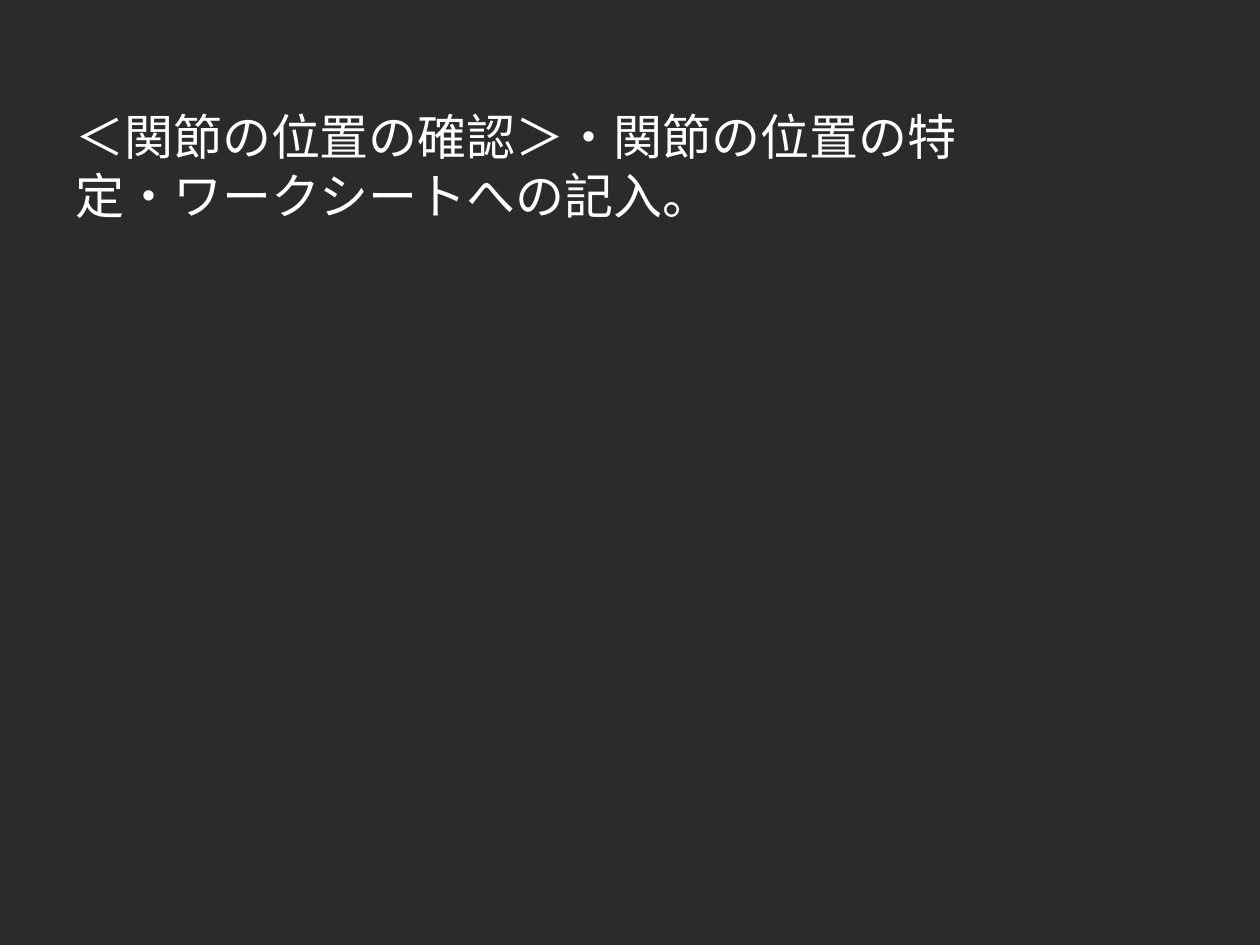
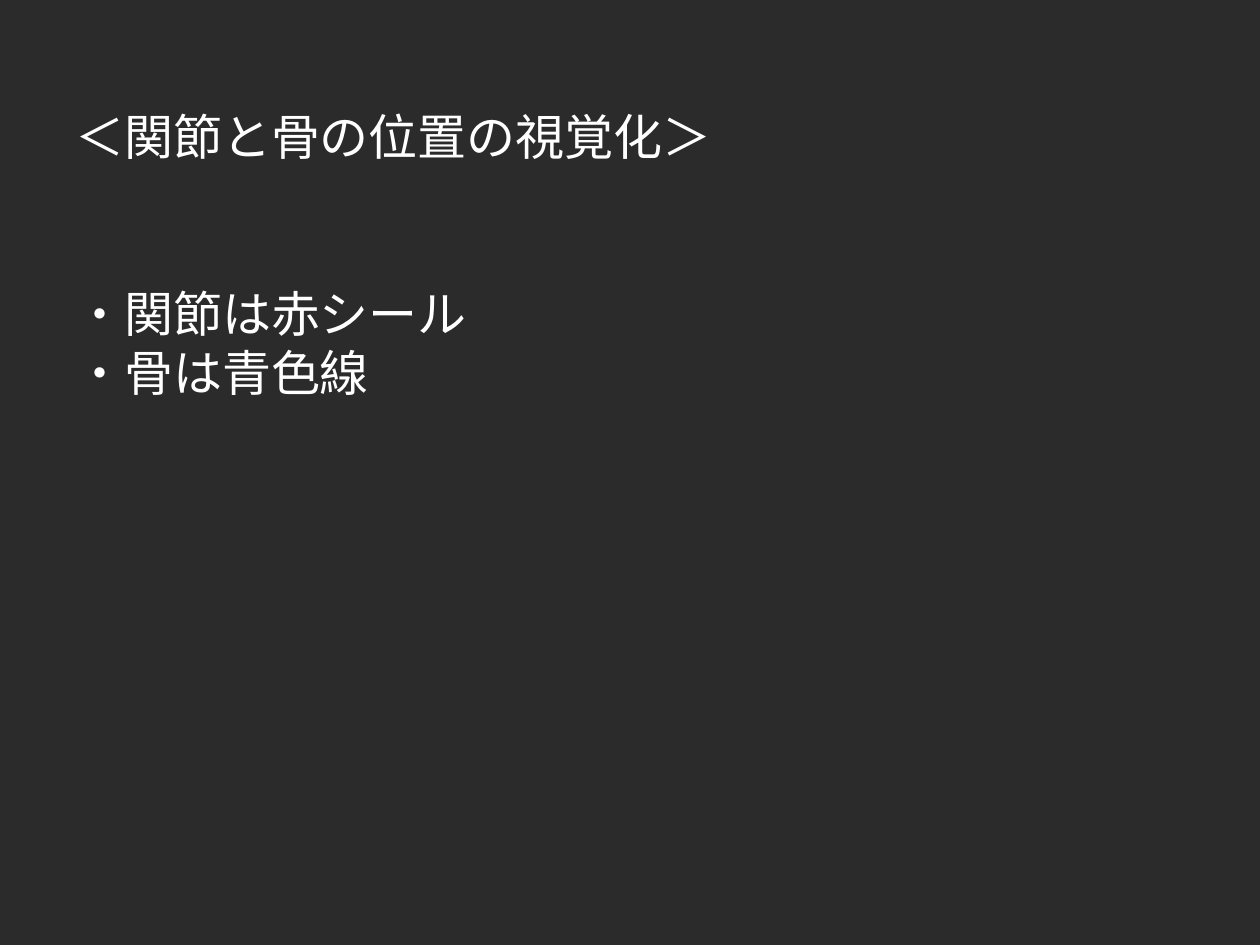
Before and after one commit to moriten0318/AITeacher_python, a slide deck: slide 6 of test_presentation.pptx (slide 4 before the commit). Drawn at 1260x945 pixels with LibreOffice and Linux fonts; fonts in the diff are those of the drawing; background and template pictures are left out; a plain dark background stands for a picture behind light text. Boxes give left, top, right and bottom in pixels: in the first picture for what was removed or moved away, otherwise in the second. Text is boxed around its words. In the diff, an @@ line names an element or a change of style, - is before the commit and + after.

```diff
--- a/test_presentation.pptx
+++ b/test_presentation.pptx
@@ text at box(75, 113, 711, 395): text changed @@
-＜関節の位置の確認＞・関節の位置の特
-定・ワークシートへの記入。
+＜関節と骨の位置の視覚化＞
+・関節は赤シール
+・骨は青色線
```
Also in this commit, not shown: 6 other slides changed, 1 slide added, 54 other files.
